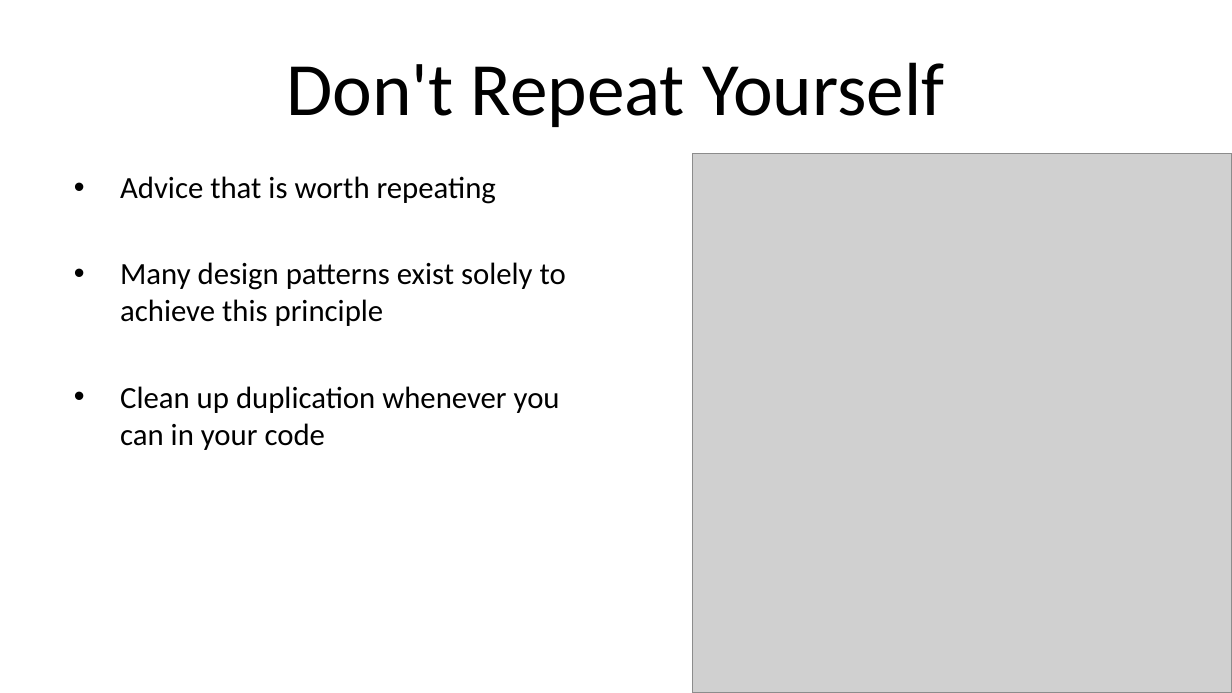
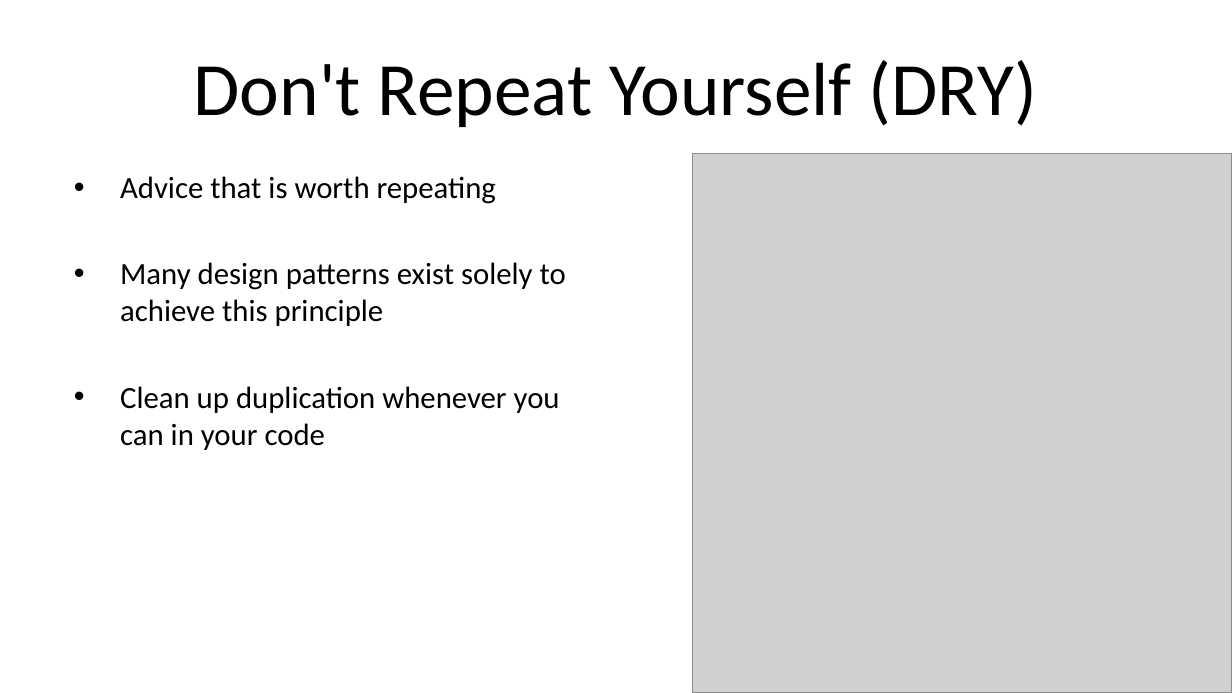
Before and after one commit to HudsonSC/CodeMash-2015-Precompiler-Workshop, a slide deck: slide 17 of 02-Principles.pptx (slide 15 before the commit). Drawn at 1232x693 pixels with LibreOffice and Linux fonts; fonts in the diff are those of the drawing; grey boxes stand for pictures; background and template pictures are left out. Boxes give left, top, right and bottom in pixels: in the first picture for what was removed or moved away, otherwise in the second. Text is boxed around its words. In the diff, an @@ line names an element or a change of style, - is before the commit and + after.

```diff
--- a/02-Principles.pptx
+++ b/02-Principles.pptx
@@ title at bbox=[194, 60, 1037, 127]: text changed @@
-Don't Repeat Yourself
+Don't Repeat Yourself (DRY)
```
Also in this commit, not shown: 2 other slides changed, 3 slides added.
